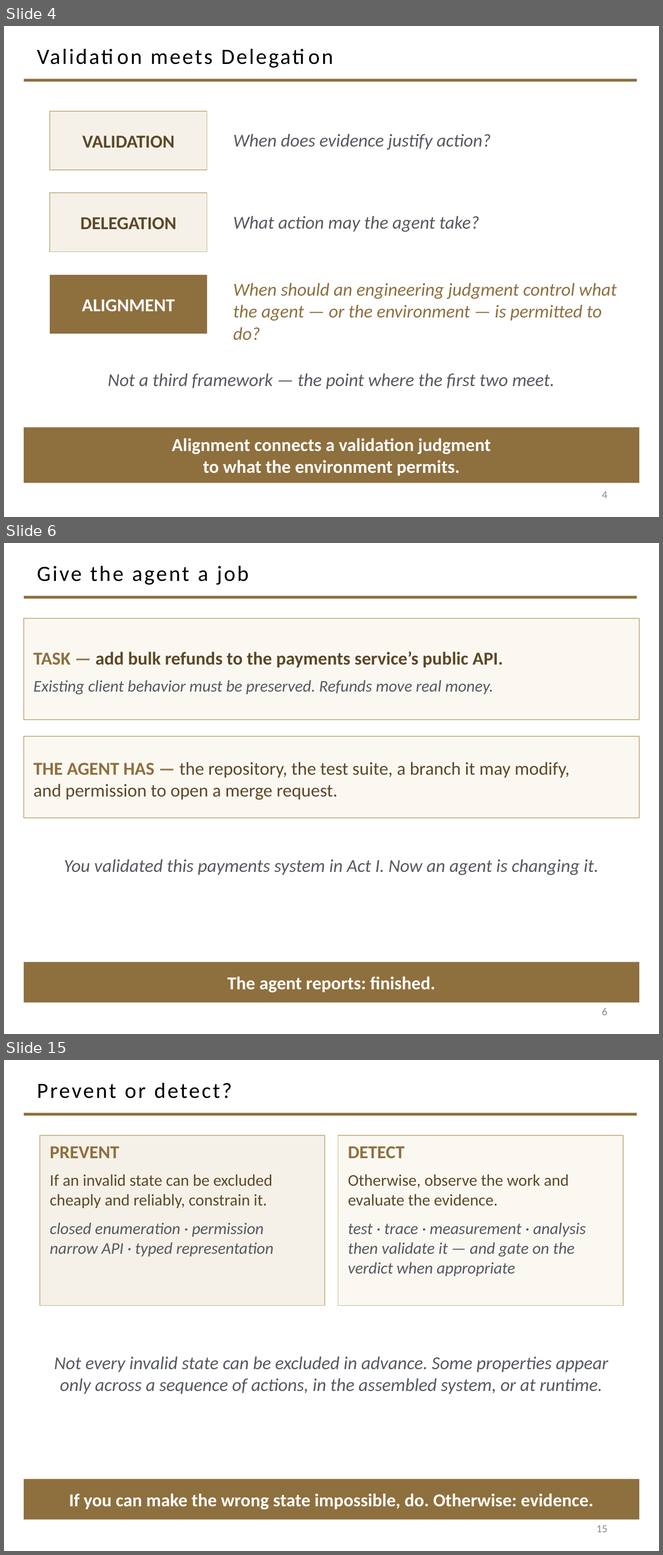
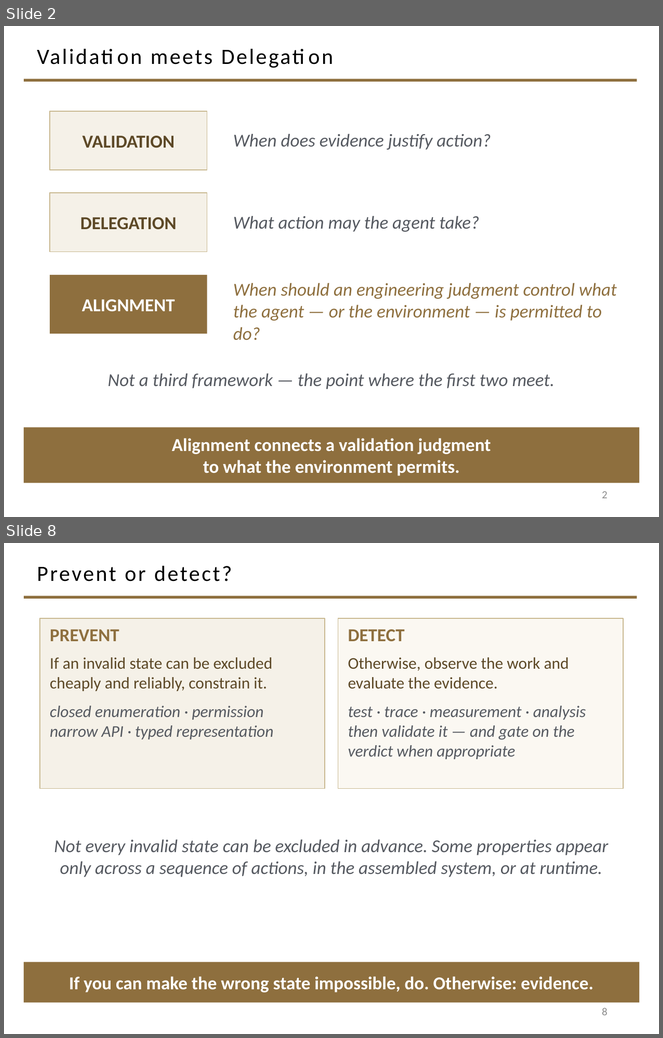
Before and after one commit to davisjam/model-based-agentic-software-engineering, a slide deck: course/lectures/act-2-delegation-and-control/03-alignment/2-3-Alignment.pptx. Shown one above the other, each under a label of ours: slides 4, 6 and 15 before the commit, slides 2 and 8 after it; the slides between them are not shown. The pictures are 663x1555 and 663x1038 pixels, drawn with LibreOffice and Linux fonts; fonts in the diff are those of the drawing; background and template pictures are left out. Boxes give left, top, right and bottom in pixels: in the first picture for what was removed or moved away, otherwise in the second. Text is boxed around its words. In the diff, an @@ line names an element or a change of style, - is before the commit and + after.

```diff
--- a/course/lectures/act-2-delegation-and-control/03-alignment/2-3-Alignment.pptx
+++ b/course/lectures/act-2-delegation-and-control/03-alignment/2-3-Alignment.pptx
@@ slide 6 removed at <box>4,543,659,1034</box>, background #FFFFFF; not listed: 1 template element that a slide beside it also shows @@
@@ title removed at <box>37,565,249,585</box> @@
-Give the agent a job
@@ rectangle removed at <box>24,618,639,720</box> @@
-TASK — add bulk refunds to the payments service’s public API.
-Existing client behavior must be preserved. Refunds move real money.
@@ rectangle removed at <box>24,736,639,818</box> @@
-THE AGENT HAS — the repository, the test suite, a branch it may modify,
-and permission to open a merge request.
@@ text removed at <box>64,859,599,875</box> @@
-You validated this payments system in Act I. Now an agent is changing it.
@@ rectangle removed at <box>24,962,639,1003</box> @@
-The agent reports: finished.
@@ page number removed at <box>602,1008,608,1016</box> @@
-6
@@ what was slide 4 is now slide 2 @@
@@ page number at <box>602,491,608,499</box>: text changed @@
-4
+2
@@ what was slide 15 is now slide 8 @@
@@ page number at <box>602,1008,608,1016</box>: text changed @@
-15
+8
```
Also in this commit, not shown: 14 slides changed, 6 other slides removed.
